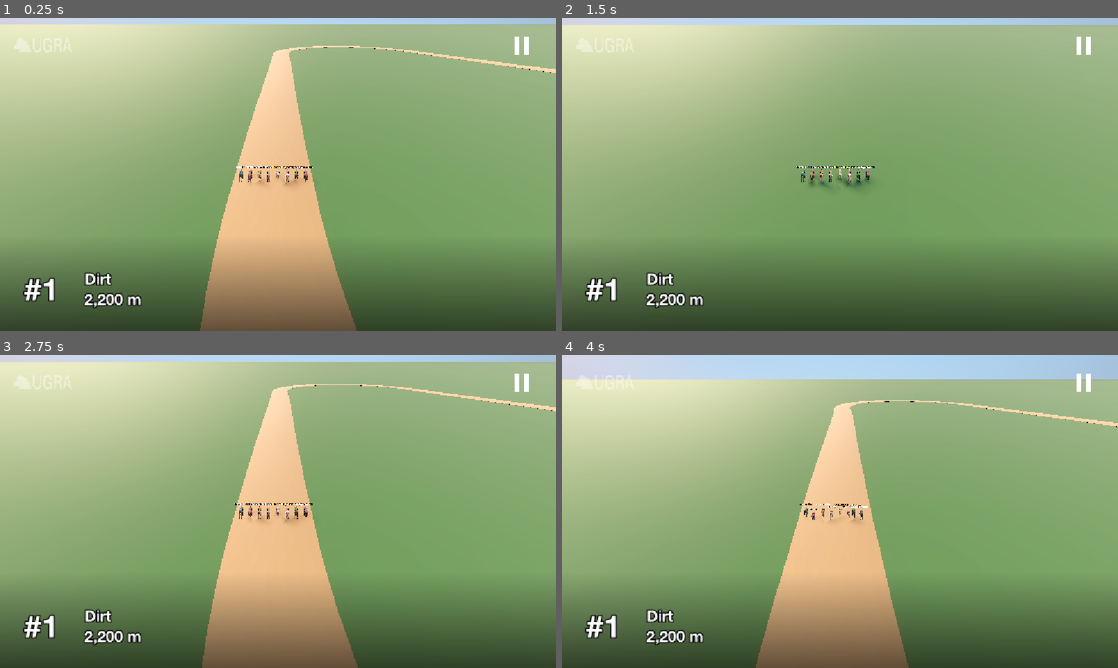
Above: before the commit, frames 1-4 (two rows, left to right).
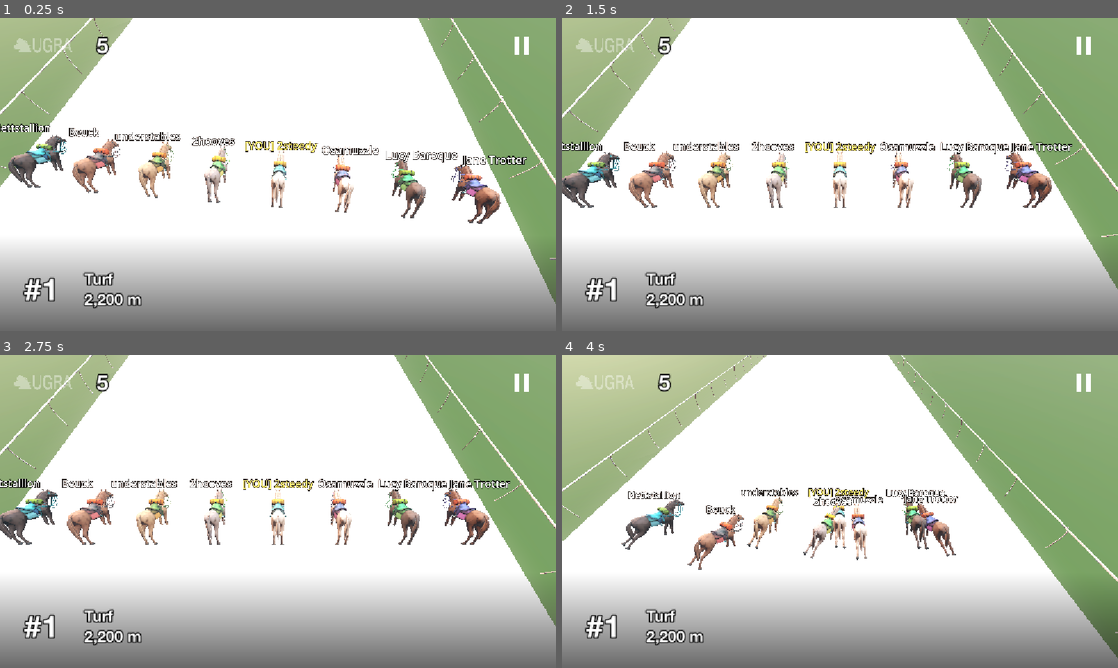
Above: after the commit, the same moments.

Repository: ooflet/undergallop
Game: Godot game, scene res://scenes/race.tscn
Two runs of this game, one before a commit and one after it. Both use one fixed random seed, a clock stepped at 60 frames per second and the inputs below. This scene is started directly instead of the project's main scene.
Inputs (mouse positions are in pixels of both pictures, inside the frame that each line leads up to):
- Up to frame 1 (0.25 s): no input
- Up to frame 2 (1.5 s): tap Enter (ui_accept) at 0.5, 0.77 s; move the mouse to (962, 158) at 0.52 s; hold D 0.53-1.28 s; hold E 0.53-1.28 s; click (962, 158) at 0.67 s; move the mouse to (728, 190) at 1.27 s; hold S from 1.28 s (still down); tap Space at 1.35 s
- Up to frame 3 (2.75 s): tap Enter (ui_accept) at 1.52 s; move the mouse to (333, 442) at 2.02 s; release S at 2.03 s; hold D from 2.03 s (still down); hold Q from 2.03 s (still down)
- Up to frame 4 (4 s): move the mouse to (812, 574) at 2.77 s; release D at 2.78 s; release Q at 2.78 s; hold W 2.78-3.53 s; tap E at 2.85 s; click (812, 574) at 2.92 s; tap Enter (ui_accept) at 3.02, 3.77 s; move the mouse to (1006, 558) at 3.52 s; hold A from 3.53 s (still down); hold Space from 3.53 s (still down)

The runs differ from the first frame. In frame 1, 92% of the frame differs, in the area x 0-100%, y 0-100%; in frame 2, 90%; in frame 3, 90%; in frame 4, 81%.

Commit message:
upload latest changes

Diff:
--- a/src/horse_race/race_manager.gd
+++ b/src/libhorse/race_manager.gd
@@ -211,7 +211,7 @@
 	var usable := track.width * 0.92
 	var lanes := n  # everyone abreast in one horizontal line, like starting gates
 	var spacing := usable / float(lanes)
-	var scale_v := horse_scale if horse_scale > 0.001 else 0.075  # fixed scale, no auto-fit
+	var scale_v := horse_scale if horse_scale > 0.001 else 0.045  # fixed scale, no auto-fit
 	var len_w := Racer.MODEL_LENGTH * scale_v
 	var limit := usable * 0.5 - Racer.MODEL_WIDTH * scale_v * 0.5
 
--- a/src/scenes/course.tscn
+++ b/src/scenes/course.tscn
@@ -1,8 +1,9 @@
 [gd_scene format=3 uid="uid://bcyffsjfbtrnr"]
 
-[ext_resource type="ArrayMesh" uid="uid://sklddock0mni" path="res://assets/track.obj" id="1_ajyq5"]
 [ext_resource type="PackedScene" uid="uid://cg3m5qnyxjev4" path="res://sky/sky.tscn" id="1_r8yet"]
 [ext_resource type="Shader" uid="uid://cvd0x7lon1ur6" path="res://addons/sky_3d/shaders/SkyMaterial.gdshader" id="2_cj8ax"]
+[ext_resource type="PackedScene" uid="uid://8wb17tjxcxre" path="res://assets/trackrealnew.glb" id="3_1yl7t"]
+[ext_resource type="PackedScene" uid="uid://cthtr6kv2ninh" path="res://assets/fence(7).glb" id="3_11x27"]
 [ext_resource type="Texture2D" uid="uid://cfqk60lpl5ljv" path="res://addons/sky_3d/assets/resources/SNoise.tres" id="3_ajyq5"]
 [ext_resource type="Texture2D" uid="uid://cecwdqjol0ckd" path="res://addons/sky_3d/assets/textures/noiseClouds.png" id="4_5p2b0"]
 [ext_resource type="Texture2D" uid="uid://2r8ylu6rg5dp" path="res://addons/sky_3d/assets/thirdparty/textures/moon/MoonMap.png" id="5_1yl7t"]
@@ -18,9 +19,6 @@
 
 [sub_resource type="BoxShape3D" id="BoxShape3D_slkoe"]
 size = Vector3(9999, 0.1, 9999)
-
-[sub_resource type="StandardMaterial3D" id="StandardMaterial3D_0ajmy"]
-albedo_color = Color(0.38, 0.31160003, 0.209, 1)
 
 [sub_resource type="ShaderMaterial" id="ShaderMaterial_4bs0q"]
 shader = ExtResource("2_cj8ax")
@@ -51,7 +49,7 @@
 shader_parameter/moon_texture_flip_v = false
 shader_parameter/moon_size = 0.07
 shader_parameter/atm_moon_mie_tint = Color(0.137255, 0.184314, 0.292196, 1)
-shader_parameter/atm_moon_mie_intensity = 0.05051828533411025
+shader_parameter/atm_moon_mie_intensity = 0.05051829576492309
 shader_parameter/atm_moon_partial_mie_phase = Vector3(0.36, 1.64, 1.6)
 shader_parameter/starmap_color = Color(0.709804, 0.709804, 0.709804, 0.854902)
 shader_parameter/starmap_texture = ExtResource("8_4v7tg")
@@ -75,8 +73,8 @@
 shader_parameter/cirrus_sky_tint_fade = 0.5
 shader_parameter/cirrus_size = 1.0
 shader_parameter/cirrus_uv = Vector2(0.16, 0.11)
-shader_parameter/cirrus_position1 = Vector2(0.16080959, 0.16080959)
-shader_parameter/cirrus_position2 = Vector2(0.16080959, 0.16080959)
+shader_parameter/cirrus_position1 = Vector2(0.049096253, 0.049096253)
+shader_parameter/cirrus_position2 = Vector2(0.049096253, 0.049096253)
 shader_parameter/cirrus_texture = ExtResource("3_ajyq5")
 shader_parameter/cumulus_visible = true
 shader_parameter/cumulus_intensity = 0.6
@@ -86,7 +84,7 @@
 shader_parameter/cumulus_noise_freq = 2.7
 shader_parameter/cumulus_sky_tint_fade = 0.0
 shader_parameter/cumulus_size = 0.5
-shader_parameter/cumulus_position = Vector2(0.80392355, 0.80392355)
+shader_parameter/cumulus_position = Vector2(0.24548689, 0.24548689)
 shader_parameter/cumulus_texture = ExtResource("4_5p2b0")
 shader_parameter/cumulus_partial_mie_phase = Vector3(0.957564, 1.042436, 0.412)
 shader_parameter/cumulus_mie_intensity = 1.0
@@ -124,14 +122,13 @@
 shape = SubResource("BoxShape3D_slkoe")
 
 [node name="GrassCourse" type="StaticBody3D" parent="." unique_id=1868364829]
-transform = Transform3D(4, 0, 0, 0, 4, 0, 0, 0, 4, 0, 0.05, 0)
+transform = Transform3D(1, 0, 0, 0, 1, 0, 0, 0, 1, 0, 0.05, 0)
 
-[node name="CSGMesh3D" type="CSGMesh3D" parent="GrassCourse" unique_id=873129197]
-mesh = ExtResource("1_ajyq5")
-material = SubResource("StandardMaterial3D_0ajmy")
+[node name="trackrealnew" parent="GrassCourse" unique_id=1623411118 instance=ExtResource("3_1yl7t")]
+transform = Transform3D(4, 0, 0, 0, 4, 0, 0, 0, 4, 0, 0, 0)
 
-[node name="CollisionShape3D" type="CollisionShape3D" parent="GrassCourse" unique_id=910353936]
-shape = SubResource("BoxShape3D_slkoe")
+[node name="fence(7)" parent="GrassCourse" unique_id=29882264 instance=ExtResource("3_11x27")]
+transform = Transform3D(4, 0, 0, 0, 4, 0, 0, 0, 4, 0, 0, 0)
 
 [node name="Sky" parent="." unique_id=1205375912 instance=ExtResource("1_r8yet")]
 
--- a/src/scenes/race.tscn
+++ b/src/scenes/race.tscn
@@ -2,7 +2,7 @@
 
 [ext_resource type="PackedScene" uid="uid://chb41gn4tpyl3" path="res://scenes/race_gui.tscn" id="1_l1ls3"]
 [ext_resource type="PackedScene" uid="uid://bcyffsjfbtrnr" path="res://scenes/course.tscn" id="2_l1ls3"]
-[ext_resource type="Script" uid="uid://cq54ltagkqbpx" path="res://horse_race/race_manager.gd" id="3_race"]
+[ext_resource type="Script" uid="uid://cq54ltagkqbpx" path="res://libhorse/race_manager.gd" id="3_race"]
 
 [node name="Race" type="Node3D" unique_id=671209138]
 
@@ -12,8 +12,10 @@
 
 [node name="RaceManager" type="Node3D" parent="." unique_id=1122334455]
 script = ExtResource("3_race")
-laps = 3
-race_duration = 120.0
+laps = 2
+race_duration = 240.0
 player_name = "2steedy"
 horse_scale = 0.0
+camera_distance = 0.5
+camera_height = 0.5
 horse_height = 0.05
--- a/src/scenes/race_gui.tscn
+++ b/src/scenes/race_gui.tscn
@@ -49,6 +49,17 @@
 theme_override_font_sizes/font_size = 64
 text = "#1"
 
+[node name="Elapsed" type="Label" parent="." unique_id=1970991727]
+layout_mode = 1
+offset_left = 200.0
+offset_top = 40.0
+offset_right = 271.0
+offset_bottom = 99.0
+rotation = -0.0012133386
+theme = ExtResource("1_bujbo")
+theme_override_font_sizes/font_size = 45
+text = "5"
+
 [node name="CourseType" type="Label" parent="." unique_id=731450374]
 layout_mode = 1
 anchors_preset = 2
@@ -62,9 +73,9 @@
 rotation = -0.0012133386
 theme = ExtResource("1_bujbo")
 theme_override_font_sizes/font_size = 32
-text = "Dirt"
+text = "Turf"
 
-[node name="CourseType2" type="Label" parent="." unique_id=1616222012]
+[node name="CourseLength" type="Label" parent="." unique_id=1616222012]
 layout_mode = 1
 anchors_preset = 2
 anchor_top = 1.0
--- /dev/null
+++ b/src/scenes/track.tscn
@@ -0,0 +1,5 @@
+[gd_scene format=3 uid="uid://btbygijry2cod"]
+
+[ext_resource type="PackedScene" uid="uid://8wb17tjxcxre" path="res://assets/trackrealnew.glb" id="1_ov7uj"]
+
+[node name="trackrealnew" unique_id=1623411118 instance=ExtResource("1_ov7uj")]
Binary file added: src/assets/fence(2).glb
Not shown, added: src/assets/fence(2).glb.import
Binary file added: src/assets/fence(3).glb
Not shown, added: src/assets/fence(3).glb.import
Binary file added: src/assets/fence(4).glb
Not shown, added: src/assets/fence(4).glb.import
Binary file added: src/assets/fence(5).glb
Not shown, added: src/assets/fence(5).glb.import
Not shown, added: src/assets/fence(6).glb.import
Binary file added: src/assets/fence(7).glb
Not shown, added: src/assets/fence(7).glb.import
Not shown, added: src/assets/tracknew.mtl
(and 23 more such lines)
